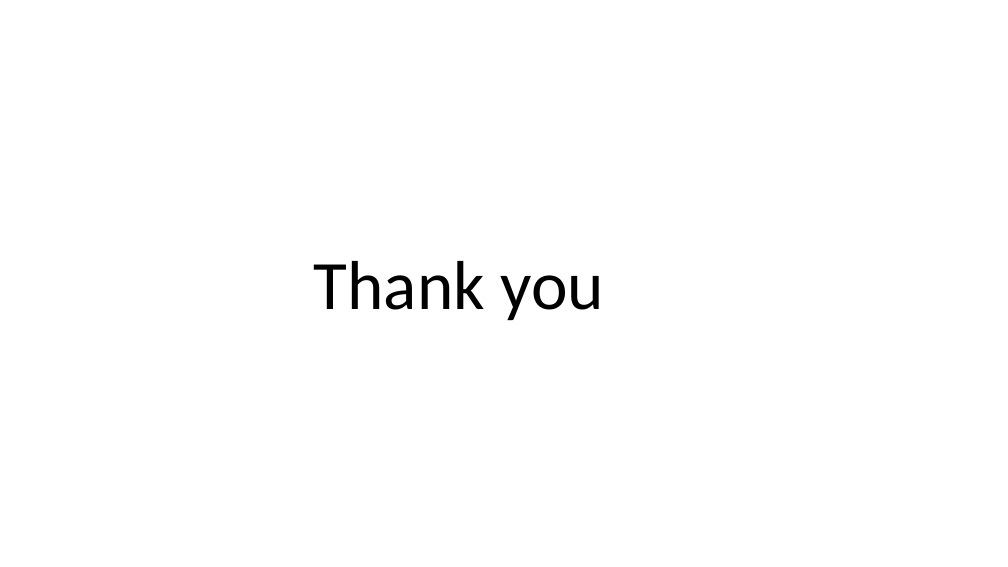
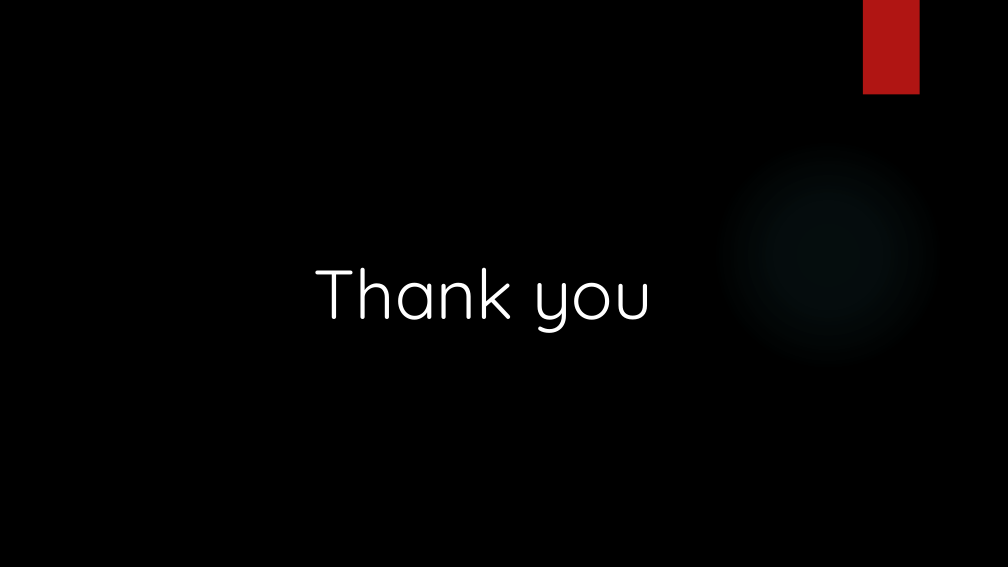
Before and after one commit to srhardin/cs599, a slide deck: slide 9 of Project7.pptx (slide 8 before the commit). Drawn at 1008x567 pixels with LibreOffice and Linux fonts; fonts in the diff are those of the drawing; background and template pictures are left out. Boxes give left, top, right and bottom in pixels: in the first picture for what was removed or moved away, otherwise in the second. Text is boxed around its words. In the diff, an @@ line names an element or a change of style, - is before the commit and + after.

```diff
--- a/Project7.pptx
+++ b/Project7.pptx
@@ background #FFFFFF to picture (left out) @@
@@ rectangle added at [863, 0, 920, 95], fill #B01513 @@
@@ ellipse added at [712, 138, 944, 371], fill gradient #50B9C1 @@
@@ text "Thank you" at [314, 267, 653, 333]: font Calibri to Quicksand, text colour #000000 to #FFFFFF; line spacing 0.9 to 1 @@
```
Also in this commit, not shown: 3 other slides changed, 5 slides added, 4 slides removed.
